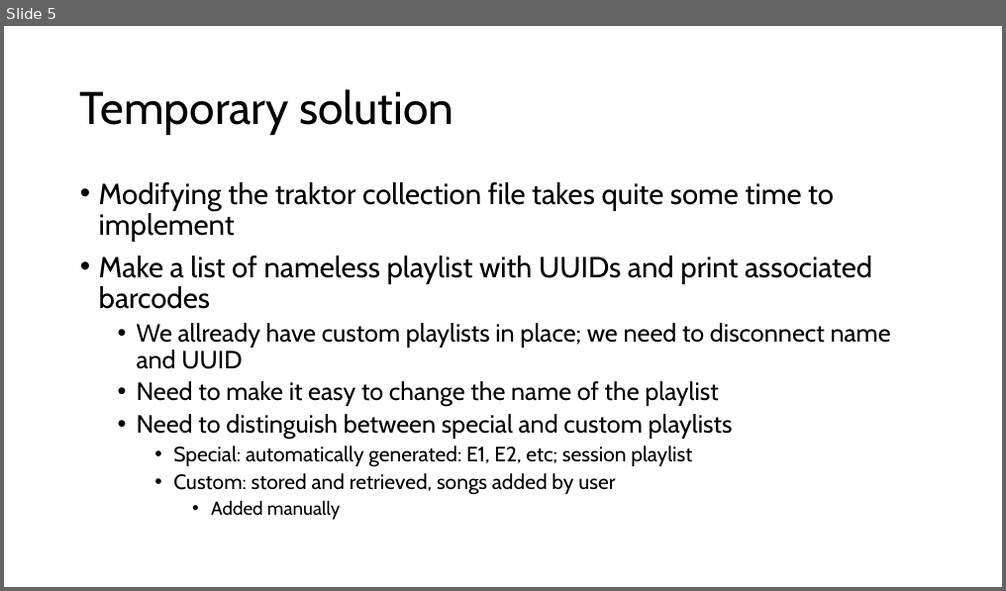
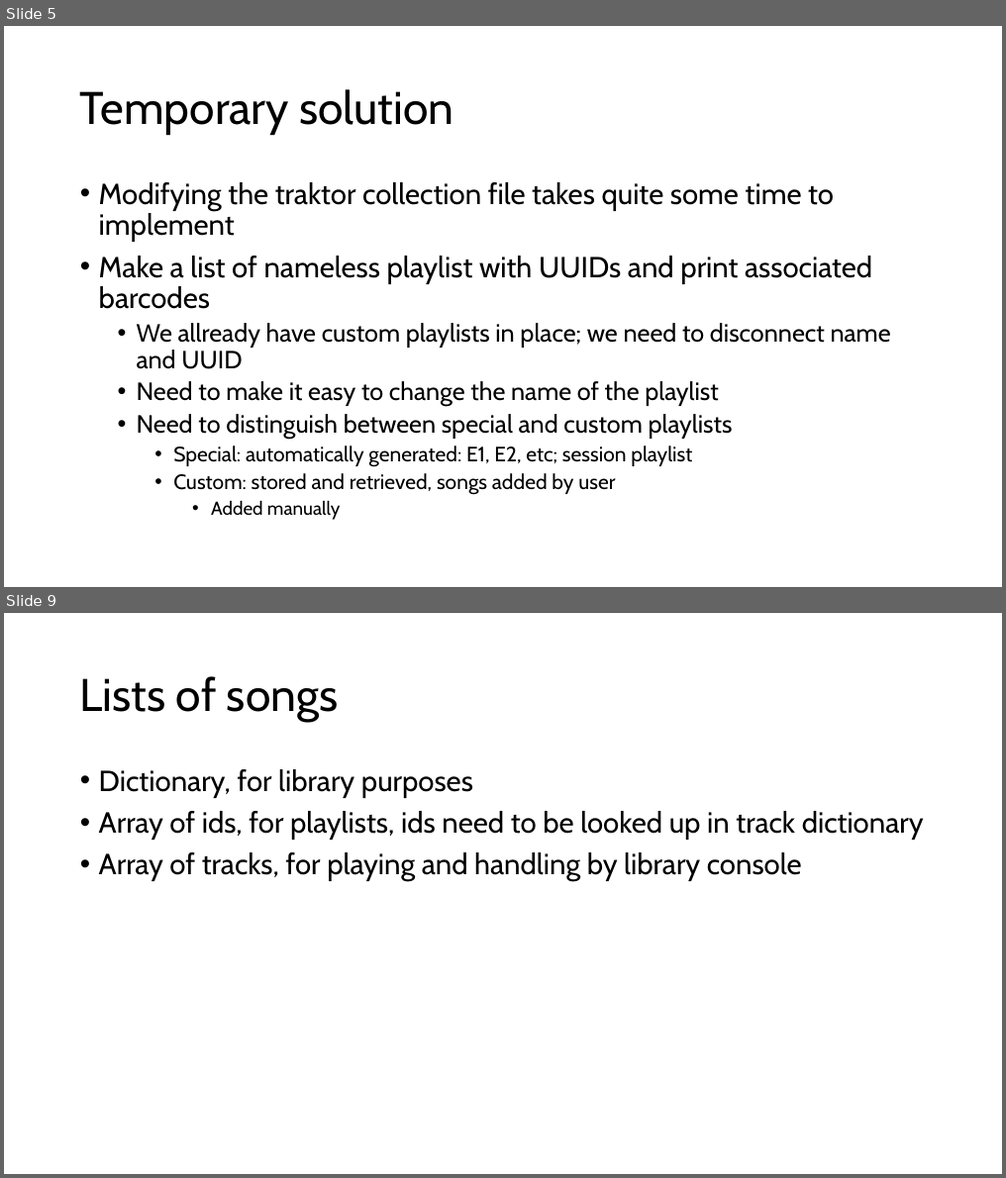
Before and after one commit to pier3100/SUDJ-peripheral, a slide deck: Design Log/Music Library.pptx. Shown one above the other, each under a label of ours: slide 5 before the commit, slides 5 and 9 after it; the slides between them are not shown. The pictures are 1006x591 and 1006x1178 pixels, drawn with LibreOffice and Linux fonts; fonts in the diff are those of the drawing. Boxes give left, top, right and bottom in pixels: in the first picture for what was removed or moved away, otherwise in the second. Text is boxed around its words. In the diff, an @@ line names an element or a change of style, - is before the commit and + after.

```diff
--- a/Design Log/Music Library.pptx
+++ b/Design Log/Music Library.pptx
@@ slide 9 added at box(4, 613, 1002, 1174), background #FFFFFF @@
@@ title added at box(80, 676, 338, 722), 44 pt, text #000000 @@
+Lists of songs
@@ text added at box(99, 769, 924, 881), 28 pt, text #000000 @@
+• Dictionary, for library purposes
+• Array of ids, for playlists, ids need to be looked up in track dictionary
+• Array of tracks, for playing and handling by library console
```
Also in this commit, not shown: 1 slide changed, 4 other slides added, 5 other files.
